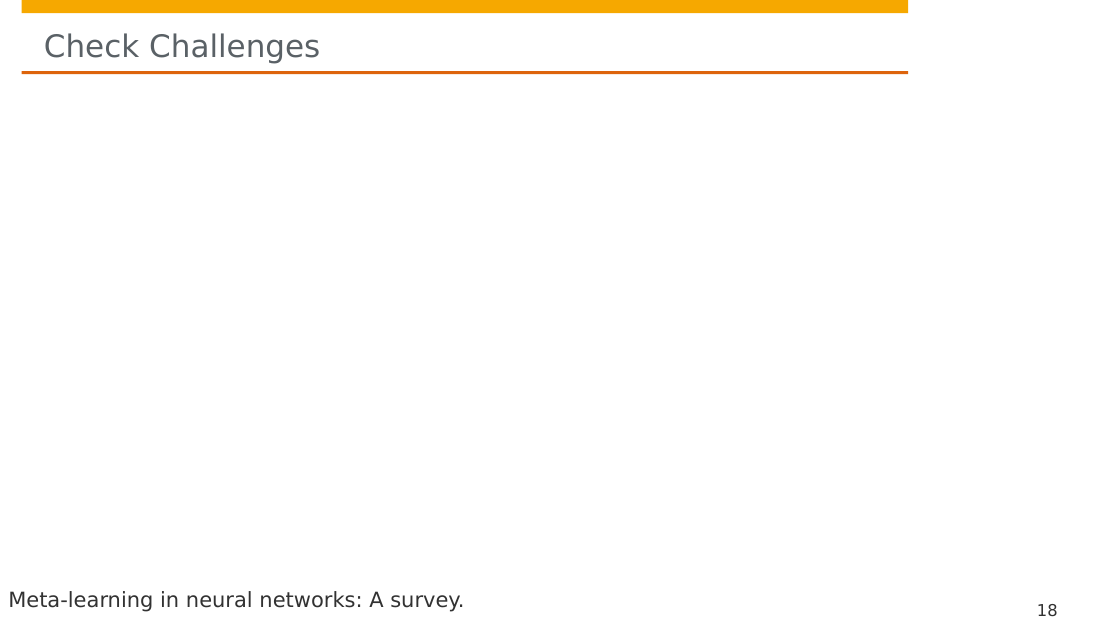
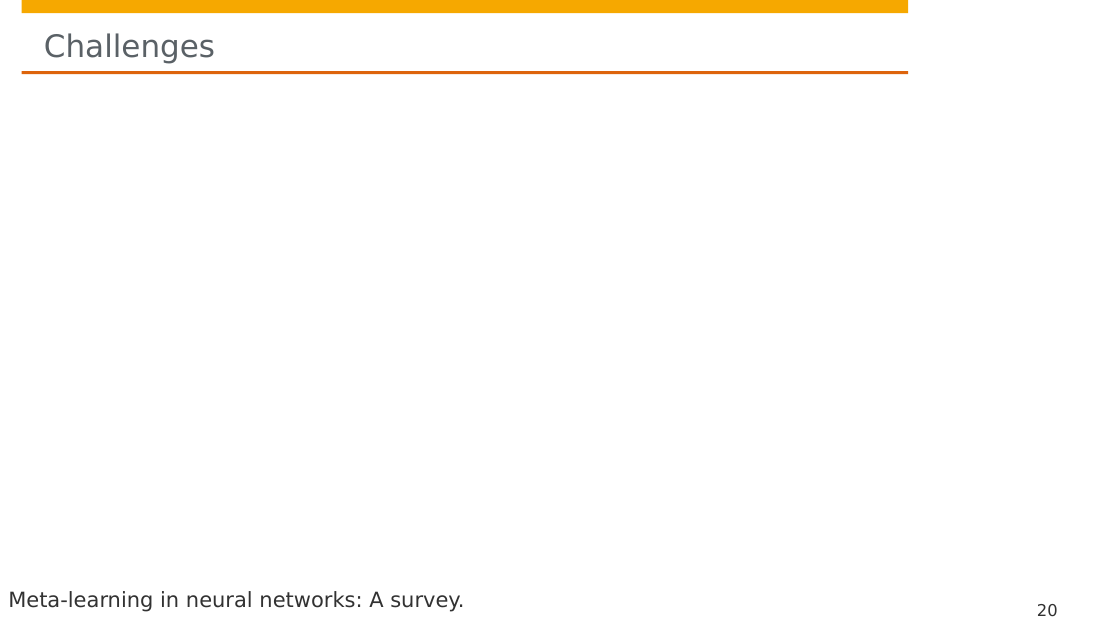
Before and after one commit to hpi-sam/Meta-Reinforcement-Learning-for-SAS, a slide deck: slide 20 of slides/7. Meta-Learning.pptx (slide 18 before the commit). Drawn at 1120x630 pixels with LibreOffice and Linux fonts; fonts in the diff are those of the drawing; background and template pictures are left out. Boxes give left, top, right and bottom in pixels: in the first picture for what was removed or moved away, otherwise in the second. Text is boxed around its words. In the diff, an @@ line names an element or a change of style, - is before the commit and + after.

```diff
--- a/slides/7. Meta-Learning.pptx
+++ b/slides/7. Meta-Learning.pptx
@@ title at (x1=44, y1=33, x2=215, y2=64): text changed @@
-Check Challenges
+Challenges
@@ page number at (x1=1037, y1=604, x2=1058, y2=617): text changed @@
-18
+20
```
Also in this commit, not shown: 1 slide added.
